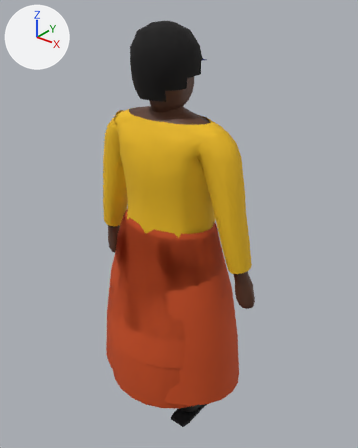
Two versions of the glTF model godot/assets/models/chr_homme_fort.glb, one commit apart.
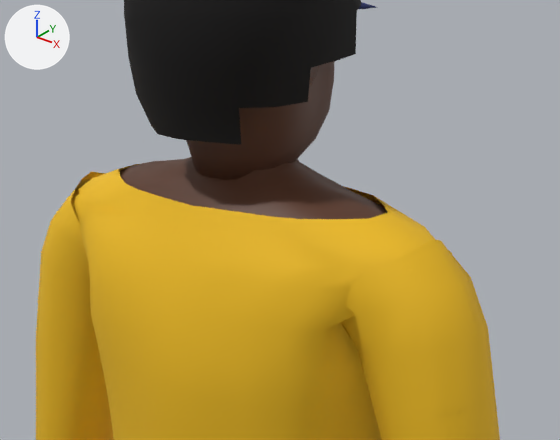
There are two pictures of each version: one whole from a 50 mm lens placed at (1.172, -1.401, 1.864), pointed at (0.002, 0.062, 0.956), one close up on the part from 26% to 74% of the width and 13% to 43% of the height. Arrows for +X, +Y and +Z are at upper left; the lights stay in place. The older version's two pictures come first. Vertices at exactly the same position are counted once.

The first close-up shows 'chr_afro', 'chr_corps', 'chr_haut', 'chr_haut_long' and 1 more.
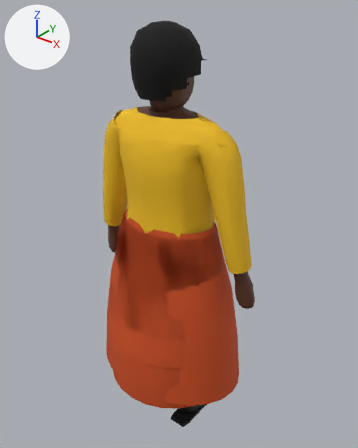
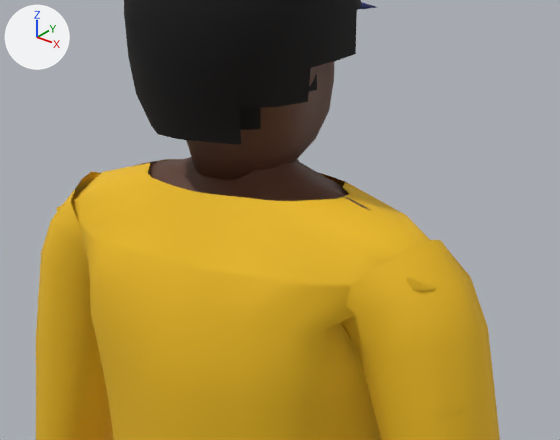
Location of each change, (x1, y1, x2, y2) in pixels of the close-ups (560 x 440 px; the box of a moved part takes in the faces that stretch with it):
'chr_haut_long', reshaped: before (36, 164, 500, 440); after (36, 159, 500, 440)
'chr_haut', reshaped: before (38, 164, 495, 416); after (38, 159, 495, 416)
'chr_cheveux_age', added: after (239, 74, 317, 130)
part 1 of me_chr_haut, moved or reshaped: before (118, 164, 390, 220); after (146, 159, 350, 202)
part 2 of me_chr_haut_long, moved or reshaped: before (65, 164, 453, 288); after (56, 159, 464, 291)

What changed in the scene script:
```text
Change me_chr_haut:
    used by ob_chr_haut; location = (0.0, 0.0, 0.0)
    remove me_chr_haut.from_pydata(...)  # 548 vertices, 976 faces; spans x -0.326..0.326, y -0.146..0.207, z 0.847..1.424
    add me_chr_haut.from_pydata(...)  # 548 vertices, 976 faces; spans x -0.326..0.326, y -0.146..0.207, z 0.847..1.437
    me_chr_haut part 1: 84 of 548 vertices moved; they spanned x -0.266..0.266, y -0.113..0.113, z 1.384..1.424 and now span x -0.278..0.278, y -0.12..0.121, z 1.369..1.437; mean shift (0.0, 0.0, 0.003); largest move (0.183, 0.014, 1.424) -> (0.134, 0.01, 1.437)
Change me_chr_haut_long:
    used by ob_chr_haut_long; location = (0.0, 0.0, 0.0)
    remove me_chr_haut_long.from_pydata(...)  # 644 vertices, 1168 faces; spans x -0.38..0.38, y -0.148..0.209, z 0.847..1.424
    add me_chr_haut_long.from_pydata(...)  # 644 vertices, 1168 faces; spans x -0.38..0.38, y -0.148..0.209, z 0.847..1.437
    me_chr_haut_long part 2: 84 of 644 vertices moved; they spanned x -0.268..0.268, y -0.115..0.115, z 1.384..1.424 and now span x -0.28..0.28, y -0.122..0.123, z 1.369..1.437; mean shift (0.0, 0.0, 0.003); largest move (0.185, 0.014, 1.424) -> (0.136, 0.01, 1.437)
Add me_chr_cheveux_age:
    me_chr_cheveux_age.from_pydata(...)  # 157 vertices, 236 faces; spans x -0.097..0.097, y -0.115..0.071, z 1.508..1.72
    me_chr_cheveux_age.materials.append(mat_chr_cheveux)  # black #0d0a0a
Add ob_chr_cheveux_age:
    ob_chr_cheveux_age = bpy.data.objects.new('chr_cheveux_age', me_chr_cheveux_age)
    ob_chr_cheveux_age.location = (0.0, 0.0, 0.0)
```
